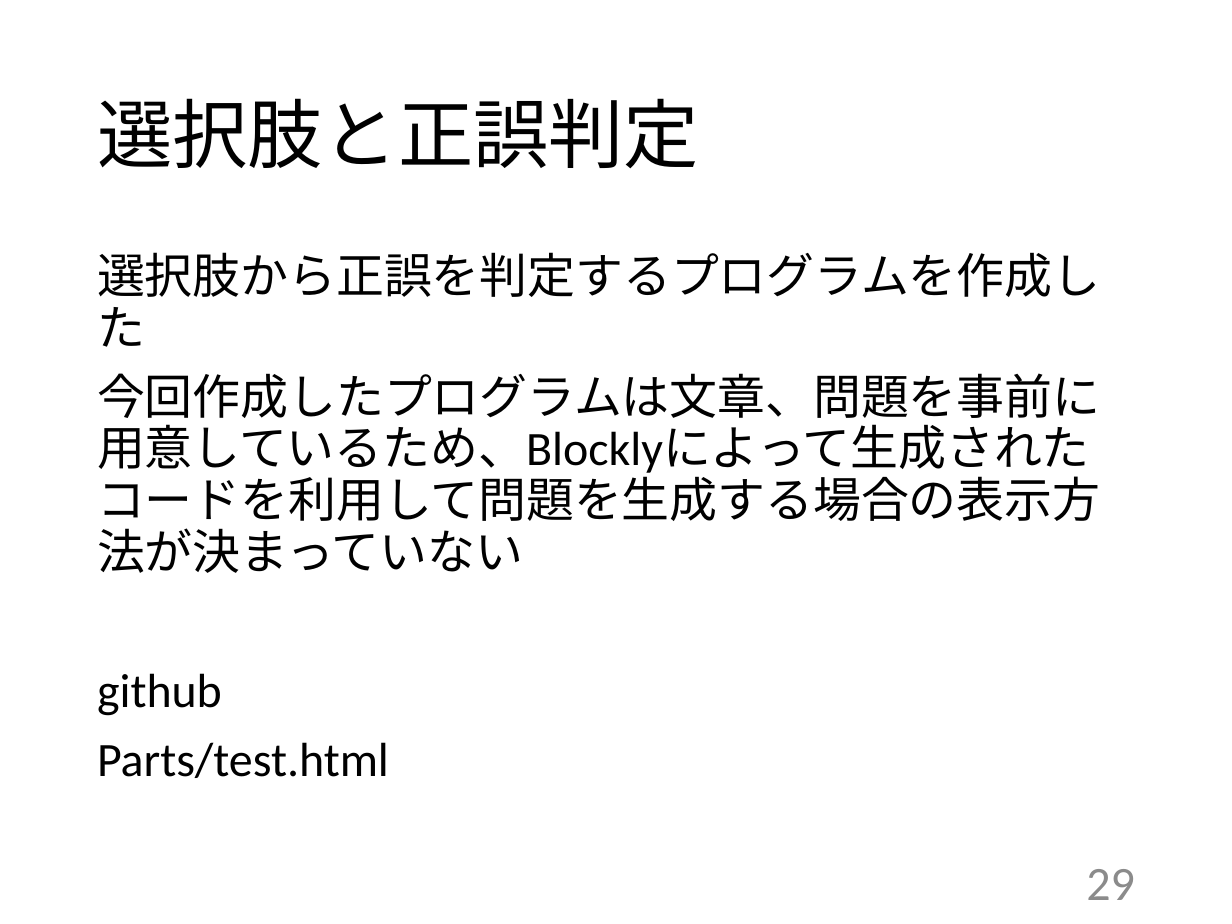
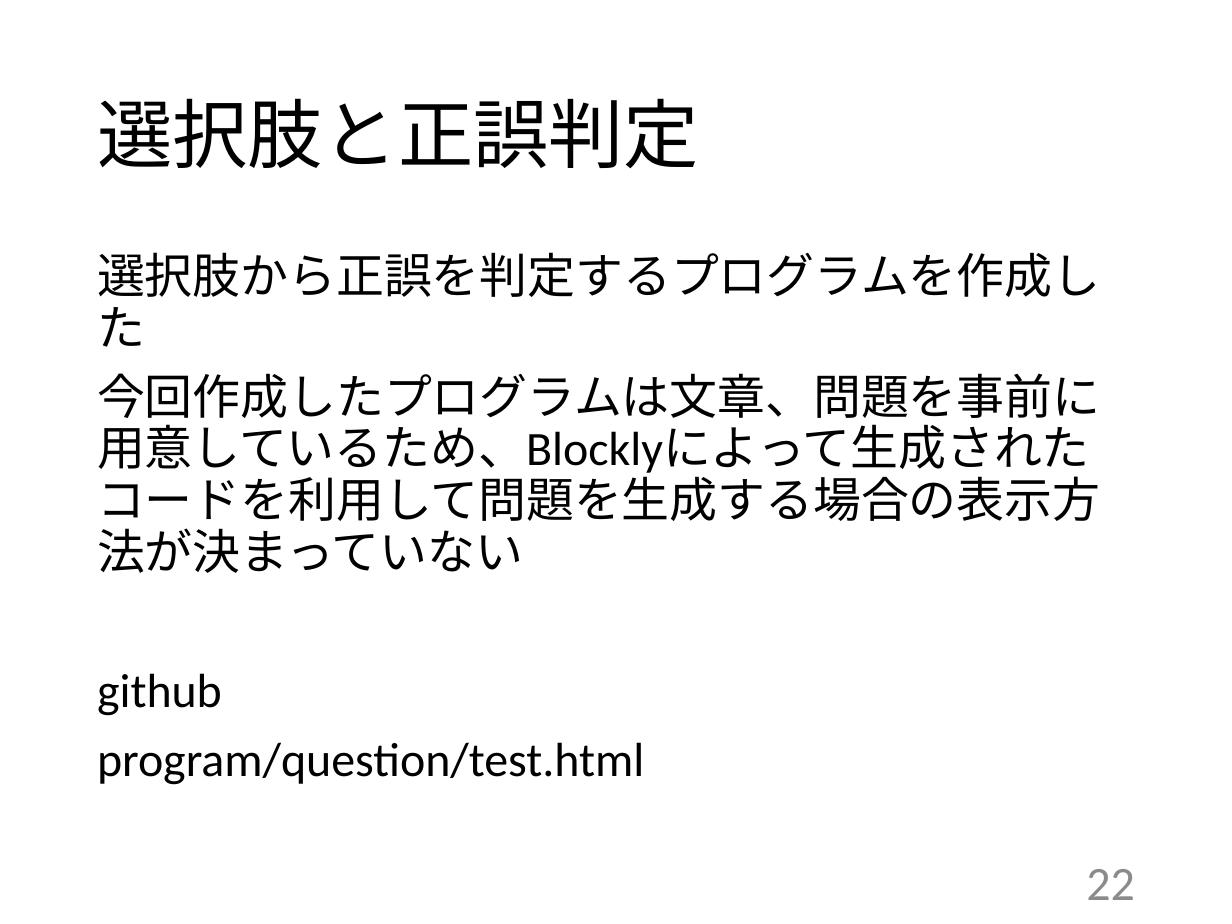
Before and after one commit to kait-takanolab/1821121-shimaoka-thesis, a slide deck: slide 22 of 1821121_shimaoka_sotsuken.pptx (slide 29 before the commit). Drawn at 1232x924 pixels with LibreOffice and Linux fonts; fonts in the diff are those of the drawing. Boxes give left, top, right and bottom in pixels: in the first picture for what was removed or moved away, otherwise in the second. Text is boxed around its words. In the diff, an @@ line names an element or a change of style, - is before the commit and + after.

```diff
--- a/1821121_shimaoka_sotsuken.pptx
+++ b/1821121_shimaoka_sotsuken.pptx
@@ text at [97,742,644,785]: text changed @@
-Parts/test.html
+program/question/test.html
@@ page number at [1086,869,1134,900]: text changed @@
-29
+22
```
Also in this commit, not shown: 4 other slides changed, 2 slides added, 5 slides removed.
